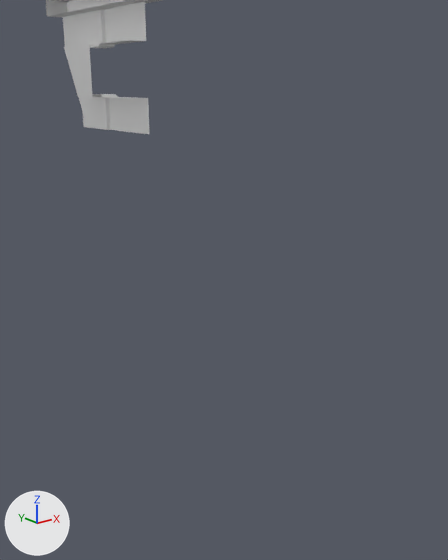
An edit to the FBX model MAX/CITY_NEW/B05.FBX, drawn before and after from the same camera.
The view is the same before and after, from a 50 mm lens placed at (-0.195, 0.0451, 0.0266), pointed at (-0.1897, 0.0517, 0.024). The lights are fixed; the arrows at lower left show +X, +Y and +Z. Where no turn or scale is listed for an object, it has been applied to the vertices.

In view in the first picture: 'B05_Corner (1)', 'B05_Cornisa (1)', 'B05_Wall (1)'.
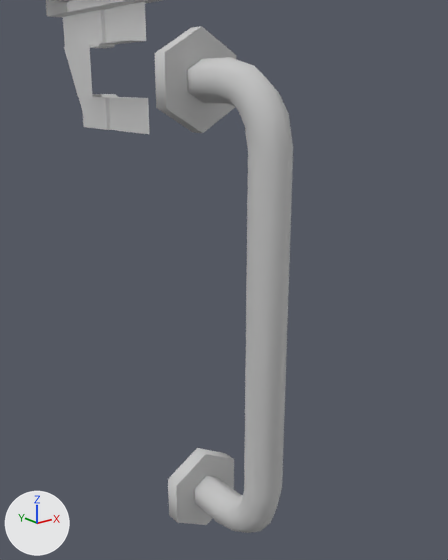
Pixel boxes [x1, y1, x2, y2] of what changed, in the pictures (448 x 560 px):
'B06_Pomo (1)', added: after [155, 26, 293, 533]

The change, as a diff of the scene's bpy script:
```diff
--- a/MAX/CITY_NEW/B05.FBX.py
+++ b/MAX/CITY_NEW/B05.FBX.py
@@ me_mesh_019 @@
+me_mesh_019.from_pydata(...)  # 96 vertices, 90 faces; spans x -0.0006..0.0006, y -0.00191..0.0, z -0.00059..0.00728
+me_mesh_019.materials.append(mat_building_05)  # light grey #cacaca
@@ ob_b06_pomo__1 @@
+ob_b06_pomo__1 = bpy.data.objects.new('B06_Pomo (1)', me_mesh_019)
+ob_b06_pomo__1.location = (-0.18969, 0.05242, 0.0201)
```
